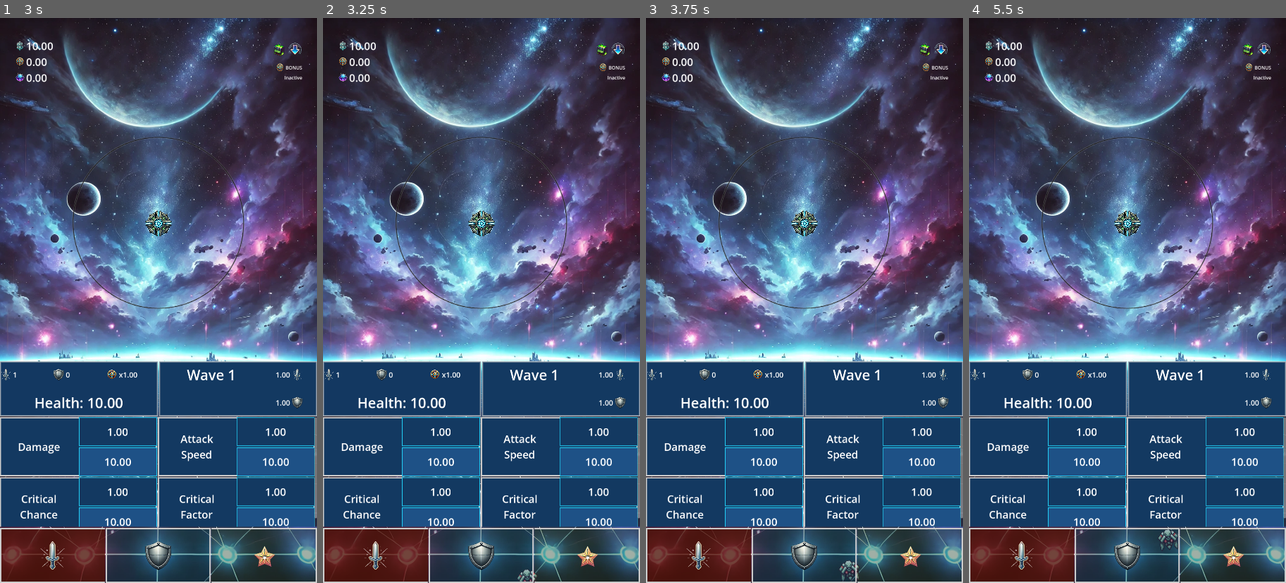
Above: before the commit, frames 1-4 (left to right).
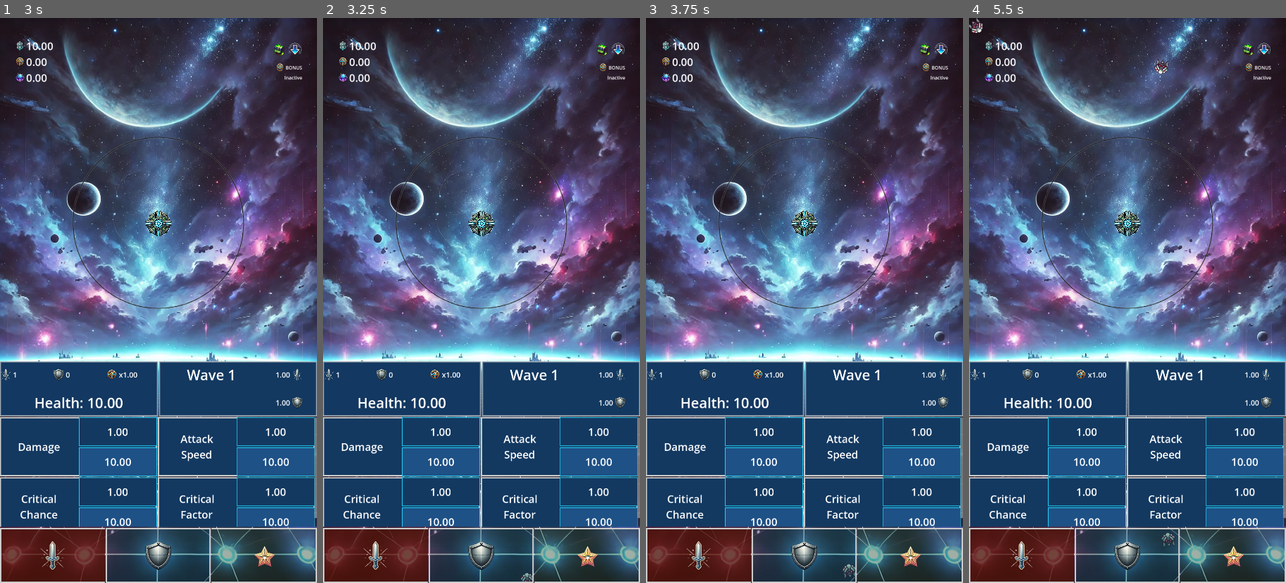
Above: after the commit, the same moments.

Repository: ascyrax/circle-defence
Game: Godot game, scene res://main.tscn
The game is run twice, just before and just after one commit, with the same random seed, the same clock (stepped at 60 frames per second) and the same inputs.
Inputs (mouse positions are in pixels of both pictures, inside the frame that each line leads up to):
- Up to frame 1 (3 s): click "<" at 0.5 s; click ">" at 1.25 s; click "BATTLE" at 2 s; tap Enter at 2.75 s; move the mouse to (228, 272) at 2.77 s; click (228, 272) at 2.92 s
- Up to frame 2 (3.25 s): no input
- Up to frame 3 (3.75 s): move the mouse to (741, 328) at 3.52 s; click (741, 328) at 3.67 s
- Up to frame 4 (5.5 s): move the mouse to (1159, 176) at 4.27 s; click (1159, 176) at 4.42 s; move the mouse to (1111, 413) at 5.02 s; click (1111, 413) at 5.17 s

Frame 1 is identical in both runs. In frame 2, less than 0.1% of the frame differs, in the area x 61-68%, y 97-100%; in frame 3, 0.1%; in frame 4, 0.3%, in the area x 0-66%, y 0-95%.

Commit message:
boss every 10 levels

Diff:
--- /dev/null
+++ b/boss.gd
@@ -0,0 +1,88 @@
+extends Node2D
+
+@export var speed: float = randi_range(25, 50)  # Speed of the enemy
+var direction: Vector2 = Vector2.ZERO  # Direction toward the center
+var shooterContainerPosition : Vector2
+var _health: float = 1.0
+var _healthDuringBulletSpawn: float = 1.0
+var _damage: float = 1.0
+var shooterSpriteSize = Vector2(0.0,0.0)
+var enemySpriteSize = Vector2(0.0,0.0)
+var cashValue = 1.0 # cash gained when this enemy dies
+var coinValue = 0.0
+var _temp = update_enemy_values(1.0)
+var _bulletDamage : float
+
+func _ready() -> void:
+	call_deferred("set_enemy_sprite_scale", 1.0)
+	#call_deferred("update_enemy_values", 0.0)
+	GlobalData.enemy_values_updated.connect(update_enemy_values)
+
+func _process(delta):
+	# this logic can be time intesive. we can just remove recalculation of direction :)
+	direction = (shooterContainerPosition - position).normalized()
+	var distance = global_position.distance_to(shooterContainerPosition)
+	# both x & y are scaled to the same value, & the original image was also of the almost equal x & t
+	if(distance + 10 > shooterSpriteSize.x/2.0 + enemySpriteSize.x/2.0):
+		position += direction * speed * delta
+	#TODO this position update can bring the enemy closer to where we wanna stop it
+	# because it could update its position such that the new distance is < shooterSpriteSize + enemySpriteSize
+
+func update_enemy_values(_valueModifier: float):
+	_damage = GlobalData.get_enemy_damage() * _valueModifier
+	_health = GlobalData.get_enemy_health() * _valueModifier
+	_healthDuringBulletSpawn = _health
+	cashValue = GlobalData.get_enemy_cash_value() * _valueModifier
+	coinValue = GlobalData.get_enemy_coin_value() * _valueModifier
+
+func set_direction(newDirection: Vector2, newShooterPosition: Vector2):
+	direction = newDirection
+	shooterContainerPosition = newShooterPosition
+
+func set_collision_from_shooter(size: Vector2):
+	shooterSpriteSize = size
+
+func set_enemy_rotation():
+	rotation = PI/2 # now the bullet is aligned along the +ve x-axis
+	rotation += direction.angle()
+
+func set_enemy_sprite_scale(_valueModifier: float):
+	var enemyCollisionShape2D = $Area2D/CollisionShape2D.shape as RectangleShape2D
+	enemyCollisionShape2D.size = Vector2(enemyCollisionShape2D.size.x * _valueModifier, enemyCollisionShape2D.size.y * _valueModifier)
+	print("set_enemy_sprite_scale: ", enemyCollisionShape2D.size)
+	var enemySprite = $Area2D/Sprite2D as Sprite2D
+	var correctScaleX = (enemyCollisionShape2D.size.x * 1.0) / (enemySprite.texture.get_width() * 1.0)
+	var correctScaleY = (enemyCollisionShape2D.size.y * 1.0) / (enemySprite.texture.get_height() * 1.0)
+	enemySprite.scale = Vector2(correctScaleX, correctScaleY)
+	enemySpriteSize = enemySprite.texture.get_size() * enemySprite.scale
+
+func on_bullet_hit(bullet: Area2D):
+	if(bullet.get_parent().is_in_group("bullets")):
+		# destroy enemy on bullet hit
+		# health update is handled during bullet spawn in shoooter.gd :)
+		#var bulletDamage = bullet.get_parent().get_current_bullet_damage()
+		_update_health(_bulletDamage)
+		if(_health <= 0.0):
+			queue_free()
+			GlobalData.update_wave_enemies_killed(+1)
+			update_cash_value()
+			update_coin_value()
+
+func update_cash_value():
+	GlobalData.update_cash_value(cashValue)
+
+func update_coin_value():
+	GlobalData.update_coin_value(coinValue)
+
+func _update_health(bulletDamage: float):
+	_health -= bulletDamage
+
+func update_health_during_bullet_spawn(bulletDamage: float):
+	_healthDuringBulletSpawn -= bulletDamage
+	_bulletDamage = bulletDamage
+
+func get_current_enemy_health():
+	return _healthDuringBulletSpawn
+
+func get_current_enemy_damage():
+	return _damage
--- /dev/null
+++ b/boss.tscn
@@ -0,0 +1,20 @@
+[gd_scene load_steps=4 format=3 uid="uid://dlt0lry3wks12"]
+
+[ext_resource type="Script" path="res://boss.gd" id="1_x6hyf"]
+[ext_resource type="Texture2D" uid="uid://cft404etgnqbb" path="res://art/boss/boss4NoBg.png" id="2_ai0do"]
+
+[sub_resource type="RectangleShape2D" id="RectangleShape2D_hf6pi"]
+size = Vector2(200, 200)
+
+[node name="Boss" type="Node2D" groups=["enemies"]]
+script = ExtResource("1_x6hyf")
+
+[node name="Area2D" type="Area2D" parent="."]
+
+[node name="CollisionShape2D" type="CollisionShape2D" parent="Area2D"]
+shape = SubResource("RectangleShape2D_hf6pi")
+
+[node name="Sprite2D" type="Sprite2D" parent="Area2D"]
+texture = ExtResource("2_ai0do")
+
+[connection signal="area_entered" from="Area2D" to="." method="on_bullet_hit"]
--- a/gamePlay.gd
+++ b/gamePlay.gd
@@ -2,6 +2,7 @@
 
 #var _mainScene = load("res://main.tscn") as PackedScene
 var _enemyScene = load("res://enemy.tscn") as PackedScene
+var _bossScene = load("res://boss.tscn") as PackedScene
 var _shooterScene = load("res://shooter.tscn") as PackedScene
 var _attackUpgradeScene = load("res://attack_upgrades.tscn") as PackedScene
 var _defenseUpgradeScene = load("res://defense_upgrades.tscn") as PackedScene
@@ -120,11 +121,17 @@
 
 
 func _spawn_enemy():
+	var _waveNumber = GlobalData.get_wave_number()
+	var _newEnemy : Node2D
+	var _id : float
 	GlobalData.update_wave_enemies_spawned(+1.0)
-	var _newEnemy = _enemyScene.instantiate() as Node2D
-	var _id = GlobalData.get_wave_enemies_spawned()
-	if( _id == GlobalData.get_base_enemy_spawn_per_wave()):
-		_convert_to_wave_boss(_newEnemy)
+	_id = GlobalData.get_wave_enemies_spawned()
+	if(int(_waveNumber) % 10 == 0 && _id == 1.0):
+		_newEnemy = _bossScene.instantiate() as Node2D
+	else:
+		_newEnemy = _enemyScene.instantiate() as Node2D
+		if( _id == GlobalData.get_base_enemy_spawn_per_wave()):
+			_convert_to_wave_boss(_newEnemy)
 
 	var enemyContainer = $"Panel/VBoxContainer/EnemySpawner" as Node2D
 	enemyContainer.add_child(_newEnemy)
--- a/global_data.gd
+++ b/global_data.gd
@@ -135,7 +135,7 @@
 # WAVE
 const _initialWaveNumber = 1.0
 var _initialHighestWave = 0.0
-const _baseEnemySpawnPerWave = 0.0
+const _baseEnemySpawnPerWave = 10.0
 
 var _waveNumber = _initialWaveNumber
 var _highestWave = _initialHighestWave
Binary file added: art/boss/boss1.png
Not shown, added: art/boss/boss1.png.import
Binary file added: art/boss/boss1NoBg.png
Not shown, added: art/boss/boss1NoBg.png.import
Binary file added: art/boss/boss2.png
Not shown, added: art/boss/boss2.png.import
Binary file added: art/boss/boss3NoBg.png
Not shown, added: art/boss/boss3NoBg.png.import
Binary file added: art/boss/boss4.png
Not shown, added: art/boss/boss4.png.import
Binary file added: art/boss/boss4.webp
Not shown, added: art/boss/boss4.webp.import
(and 22 more such lines)
